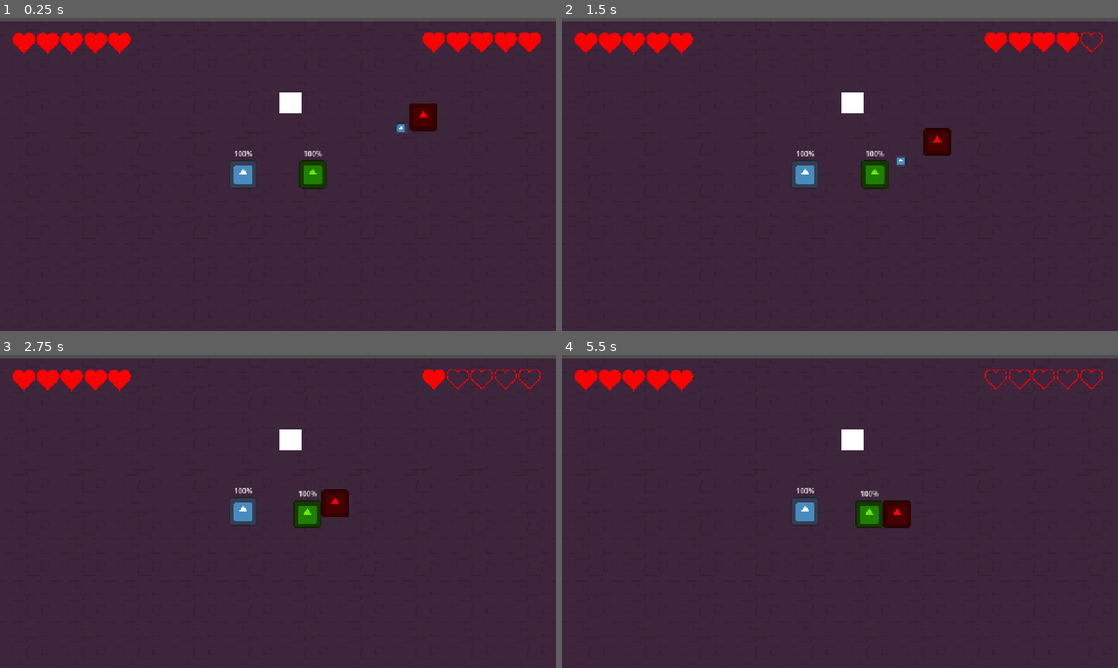
Above: before the commit, frames 1-4 (two rows, left to right).
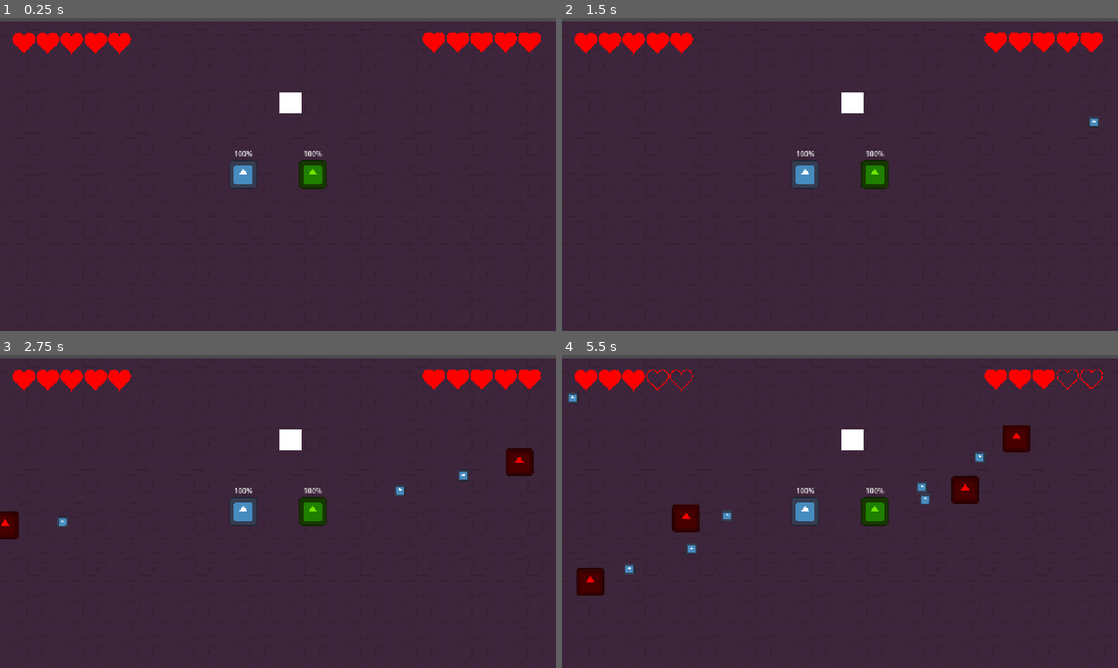
Above: after the commit, the same moments.

Repository: Herovero/CandlesOut
Game: Godot game, scene res://Scenes/main.tscn
The game is run twice, just before and just after one commit, with the same random seed, the same clock (stepped at 60 frames per second) and the same inputs. The engine's default icon, where the game draws it, is replaced by a stand-in: a white triangle on a blue panel in a dark square.
Inputs:
- Up to frame 1 (0.25 s): no input
- Up to frame 2 (1.5 s): no input
- Up to frame 3 (2.75 s): no input
- Up to frame 4 (5.5 s): no input

The runs differ from the first frame. In frame 1, 0.5% of the frame differs, in the area x 71-79%, y 27-37%; in frame 2, 0.7%; in frame 3, 2.3%; in frame 4, 3.6%, in the area x 1-89%, y 4-77%.

Commit message:
chore: main

Diff:
--- a/Scenes/main.tscn
+++ b/Scenes/main.tscn
@@ -1,9 +1,9 @@
 [gd_scene format=4 uid="uid://b4jda3svu4fmh"]
 
 [ext_resource type="PackedScene" uid="uid://c4sy607bwof83" path="res://Scenes/player.tscn" id="1_jjgbg"]
-[ext_resource type="PackedScene" path="res://Scenes/item1.tscn" id="1_jjvhh"]
+[ext_resource type="PackedScene" uid="uid://d4mmodq5hen4l" path="res://Scenes/item1.tscn" id="1_jjvhh"]
 [ext_resource type="PackedScene" uid="uid://cqbq35ef7qsmd" path="res://Scenes/heart.tscn" id="2_8gbba"]
-[ext_resource type="PackedScene" uid="uid://dxnyakx10q5kf" path="res://Scenes/enemy_test.tscn" id="2_bo1nx"]
+[ext_resource type="PackedScene" uid="uid://ct8trhua4tgaq" path="res://Scenes/Spawner.tscn" id="5_21xkr"]
 [ext_resource type="Texture2D" uid="uid://biv8vykh0s88f" path="res://Assets/2D Pixel Dungeon Asset Pack/character and tileset/Dungeon_Tileset.png" id="5_kry3j"]
 
 [sub_resource type="TileSetAtlasSource" id="TileSetAtlasSource_21xkr"]
@@ -166,14 +166,14 @@
 offset_bottom = 287.0
 my_player_id = "p2_"
 
-[node name="Enemy" parent="." unique_id=1685618765 instance=ExtResource("2_bo1nx")]
-position = Vector2(357, -144)
-
 [node name="TileMapLayer" type="TileMapLayer" parent="." unique_id=184758336]
 z_index = -1
 scale = Vector2(2, 2)
 tile_map_data = PackedByteArray("AADs//X/AAAGAAAAAADs//b/AAAGAAEAAADs//f/AAAGAAIAAADt//X/AAAHAAAAAADt//b/AAAHAAEAAADt// …(14640 unchanged characters)…
 tile_set = SubResource("TileSet_6bp64")
 
+[node name="Spawner" parent="." unique_id=1677051792 instance=ExtResource("5_21xkr")]
+position = Vector2(-27, 24)
+
 [editable path="Player1"]
 [editable path="Player2"]
